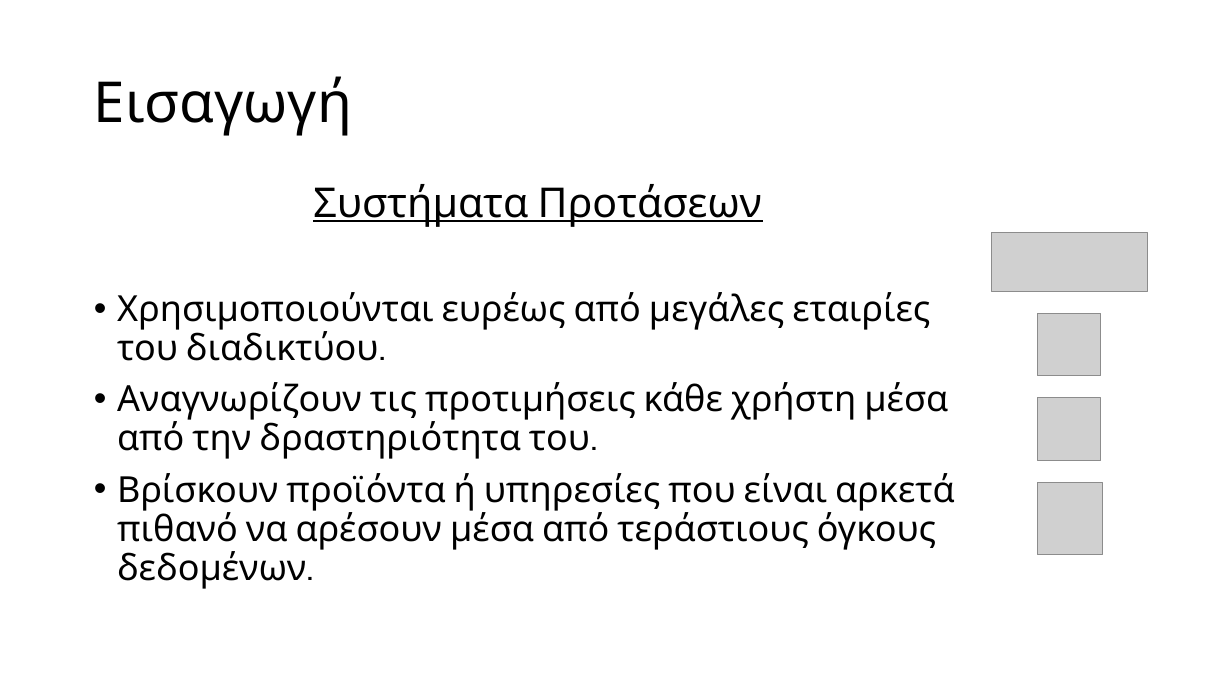
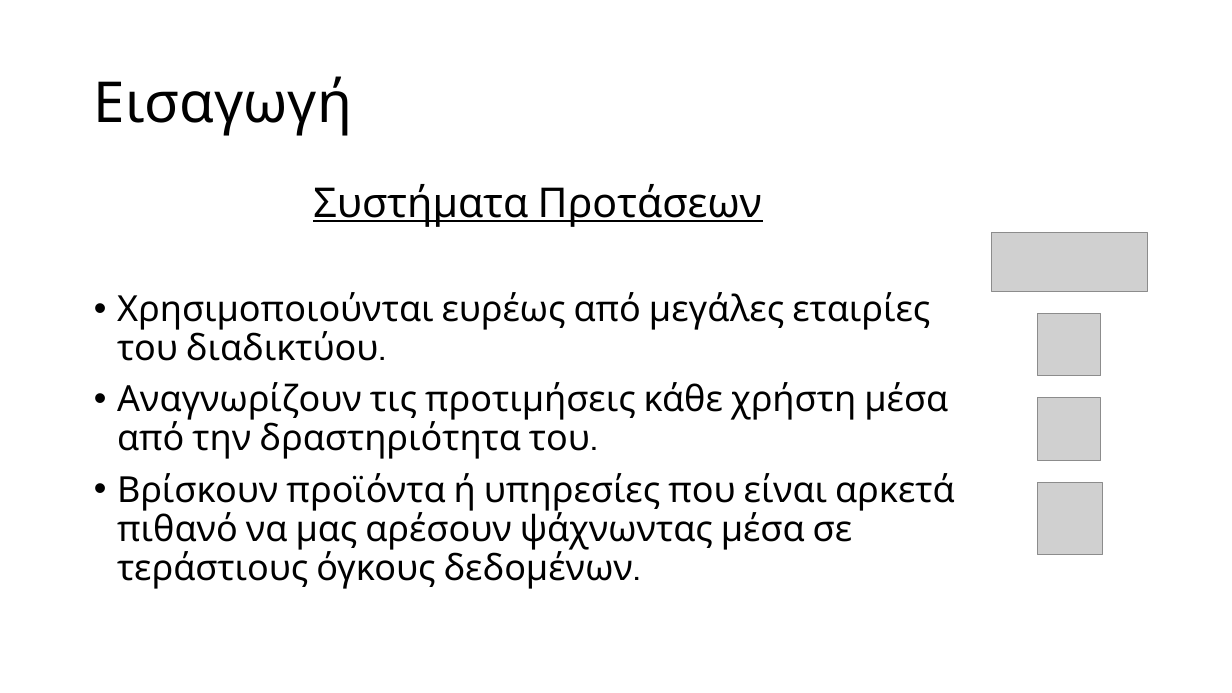
Before and after one commit to mpountou/General-Recommendation-Engine, a slide deck: slide 4 of παρουσίαση.pptx. Drawn at 1232x693 pixels with LibreOffice and Linux fonts; fonts in the diff are those of the drawing; grey boxes stand for pictures. Boxes give left, top, right and bottom in pixels: in the first picture for what was removed or moved away, otherwise in the second. Text is boxed around its words. In the diff, an @@ line names an element or a change of style, - is before the commit and + after.

```diff
--- a/παρουσίαση.pptx
+++ b/παρουσίαση.pptx
@@ text at bbox=[117, 473, 954, 589]: text changed @@
-• Βρίσκουν προϊόντα ή υπηρεσίες που είναι αρκετά πιθανό να αρέσουν μέσα από τεράστιους όγκους δεδομένων.
+• Βρίσκουν προϊόντα ή υπηρεσίες που είναι αρκετά πιθανό να μας αρέσουν ψάχνωντας μέσα σε τεράστιους όγκους δεδομένων.
```
Also in this commit, not shown: 12 other slides changed, 1 slide added, 1 slide removed, 1 other file.
